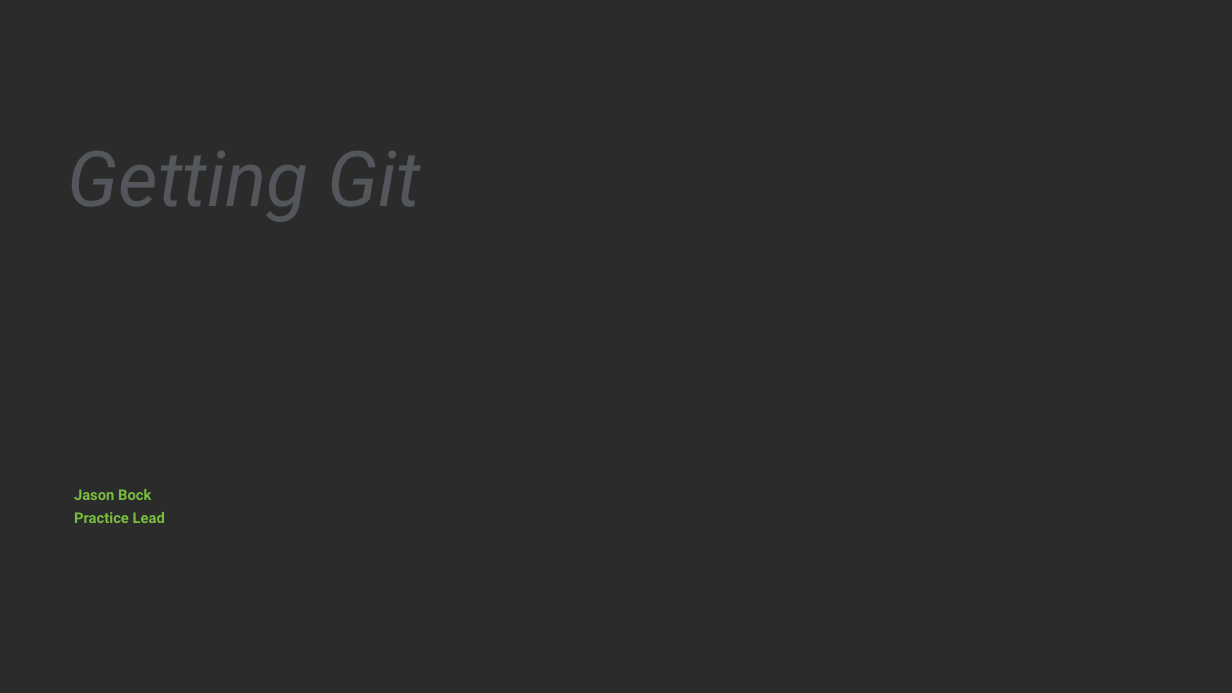
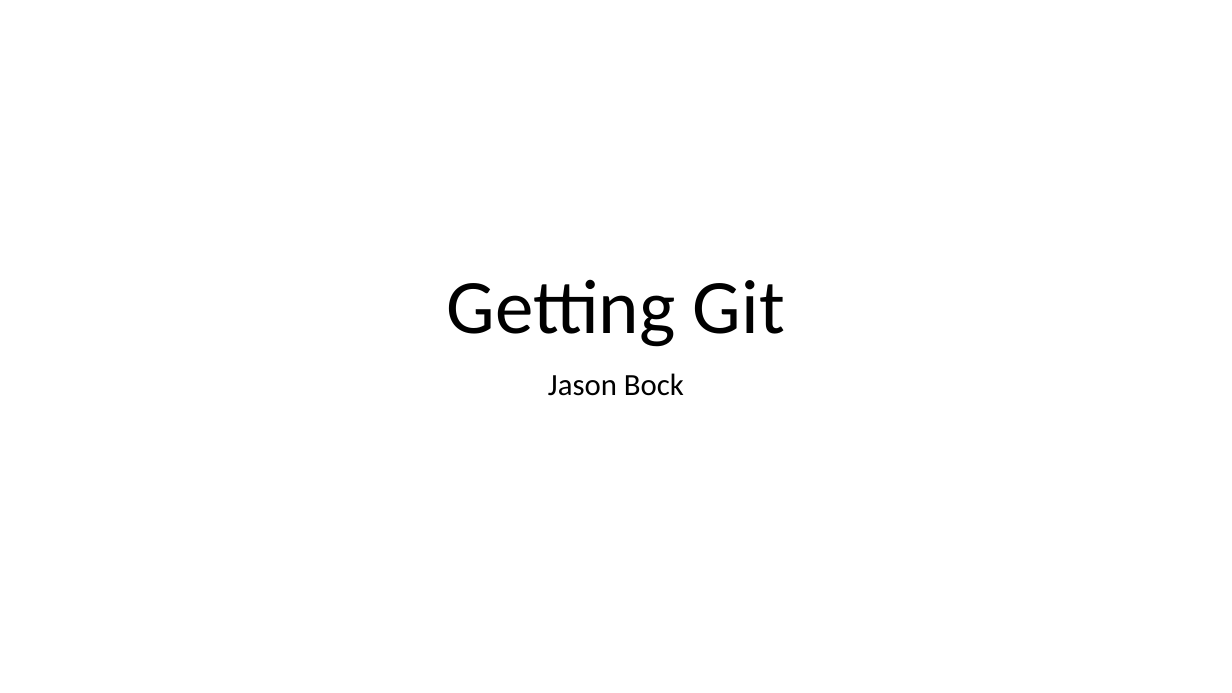
Before and after one commit to JasonBock/Presentations, a slide deck: slide 1 of Getting Git.pptx. Drawn at 1232x693 pixels with LibreOffice and Linux fonts; fonts in the diff are those of the drawing; background and template pictures are left out; a plain dark background stands for a picture behind light text. Boxes give left, top, right and bottom in pixels: in the first picture for what was removed or moved away, otherwise in the second. Text is boxed around its words. In the diff, an @@ line names an element or a change of style, - is before the commit and + after.

```diff
--- a/Getting Git.pptx
+++ b/Getting Git.pptx
@@ background picture (left out) to #FFFFFF @@
@@ title "Getting Git": place and size @@
-title "Getting Git" at (68, 151, 420, 222)
+title "Getting Git" at (447, 279, 785, 347)
@@ title "Getting Git" at (447, 279, 785, 347): font Roboto to Calibri, text colour #53565A to #000000, italic off; alignment left to centre; line spacing 55pt to 0.9; vertical alignment top to bottom @@
@@ subtitle added at (548, 373, 684, 396), 24 pt, text #000000 @@
+Jason Bock
@@ text removed at (74, 489, 165, 523) @@
-Jason Bock
-Practice Lead
```
Also in this commit, not shown: 20 other slides changed, 1 slide removed.
